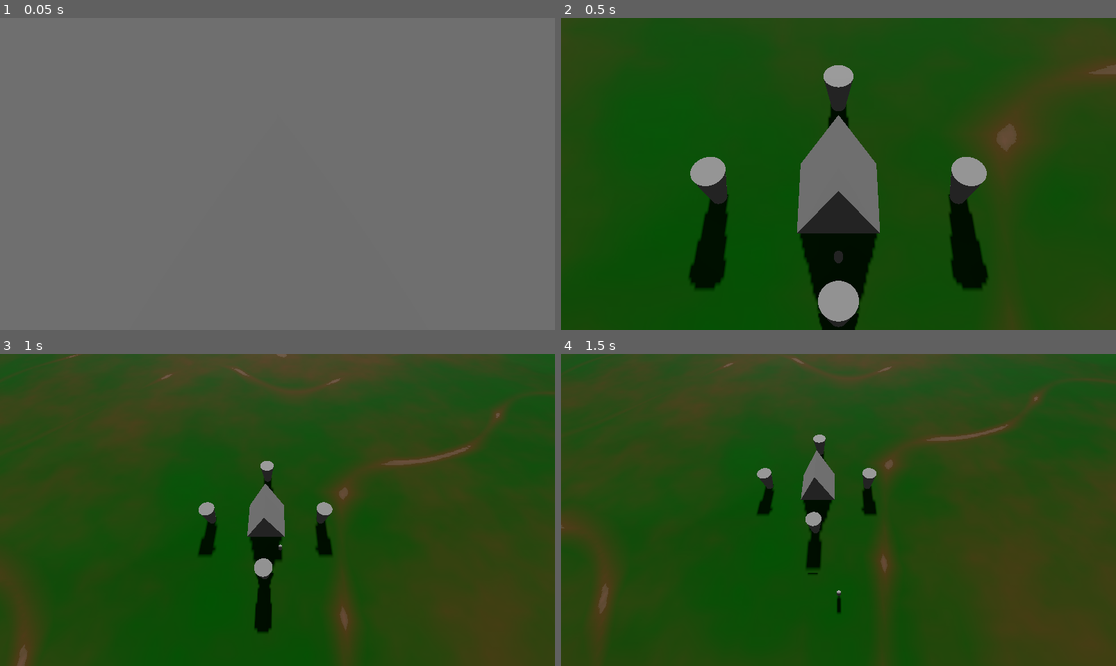
Above: before the commit, frames 1-4 (two rows, left to right).
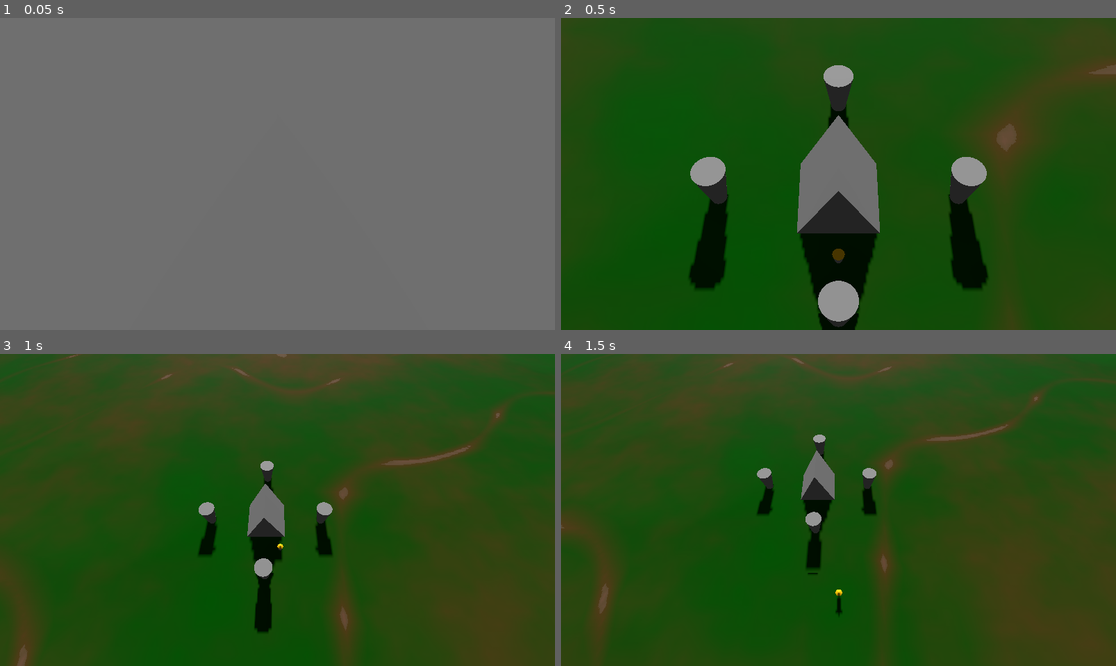
Above: after the commit, the same moments.

Repository: AngryCyboot/LD55
Game: Godot game, scene res://Main.tscn
Same seed, same stepped clock (60 frames per second), same inputs: the game is played once before the commit and once after it.
Inputs (mouse positions are in pixels of both pictures, inside the frame that each line leads up to):
- Up to frame 1 (0.05 s): no input
- Up to frame 2 (0.5 s): no input
- Up to frame 3 (1 s): tap Enter (ui_accept) at 0.5, 0.77 s; move the mouse to (399, 494) at 0.52 s; hold D (East) from 0.53 s (still down); hold Space (Context) from 0.53 s (still down); click (399, 494) at 0.67 s
- Up to frame 4 (1.5 s): move the mouse to (727, 525) at 1.27 s; release D (East) at 1.28 s; release Space (Context) at 1.28 s; hold S (South) from 1.28 s (still down); tap Shift (Dash) at 1.35 s

Frame 1 is identical in both runs. In frame 2, less than 0.1% of the frame differs, in the area x 48-52%, y 73-78%; in frame 3, less than 0.1%; in frame 4, less than 0.1%.

Commit message:
cosmetic shop

Diff:
--- a/Character/Char.tscn
+++ b/Character/Char.tscn
@@ -9,6 +9,16 @@
 [sub_resource type="CapsuleShape3D" id="CapsuleShape3D_q88io"]
 
 [sub_resource type="CapsuleMesh" id="CapsuleMesh_uqn1v"]
+
+[sub_resource type="StandardMaterial3D" id="StandardMaterial3D_jpv5b"]
+albedo_color = Color(1, 0.784314, 0, 1)
+metallic = 0.14
+roughness = 0.9
+
+[sub_resource type="CylinderMesh" id="CylinderMesh_n6c1y"]
+top_radius = 0.0
+bottom_radius = 0.7
+height = 0.4
 
 [sub_resource type="ShaderMaterial" id="ShaderMaterial_itcjs"]
 render_priority = 0
@@ -36,6 +46,11 @@
 mesh = SubResource("CapsuleMesh_uqn1v")
 skeleton = NodePath("../..")
 
+[node name="Hat" type="MeshInstance3D" parent="CollisionShape3D/MeshInstance3D"]
+transform = Transform3D(1, 0, 0, 0, 1, 0, 0, 0, 1, 0, 0.927397, 0)
+material_override = SubResource("StandardMaterial3D_jpv5b")
+mesh = SubResource("CylinderMesh_n6c1y")
+
 [node name="Dash" type="AudioStreamPlayer3D" parent="."]
 stream = ExtResource("2_rdas7")
 bus = &"SFX"
Not shown: 1 places in Character/Char.tscn that only renumber resources
